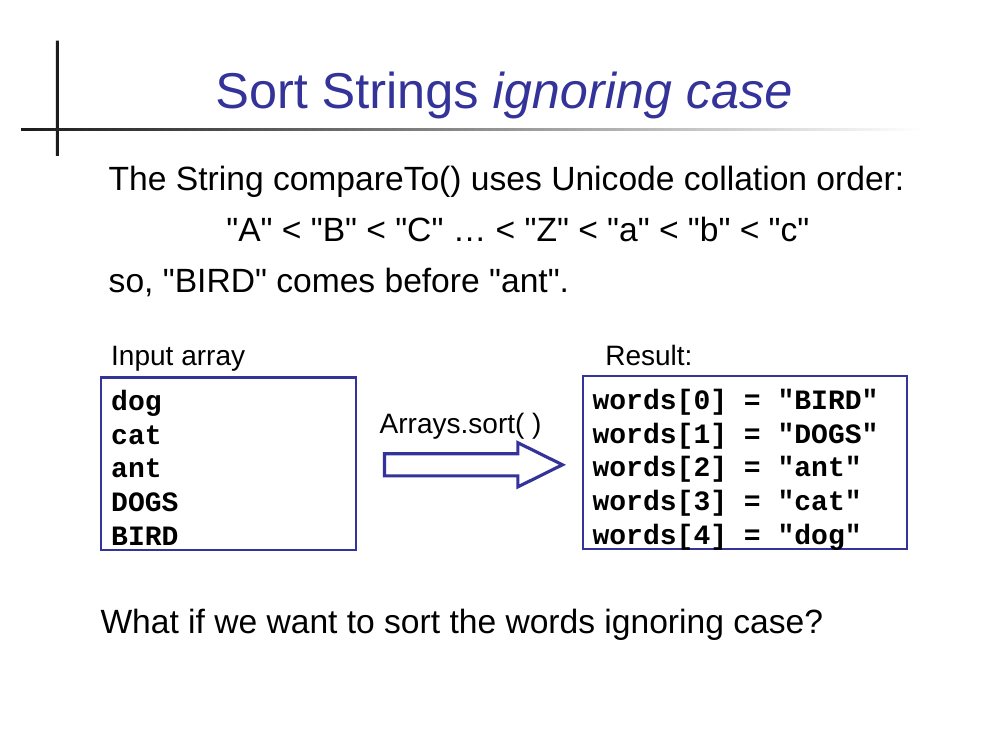
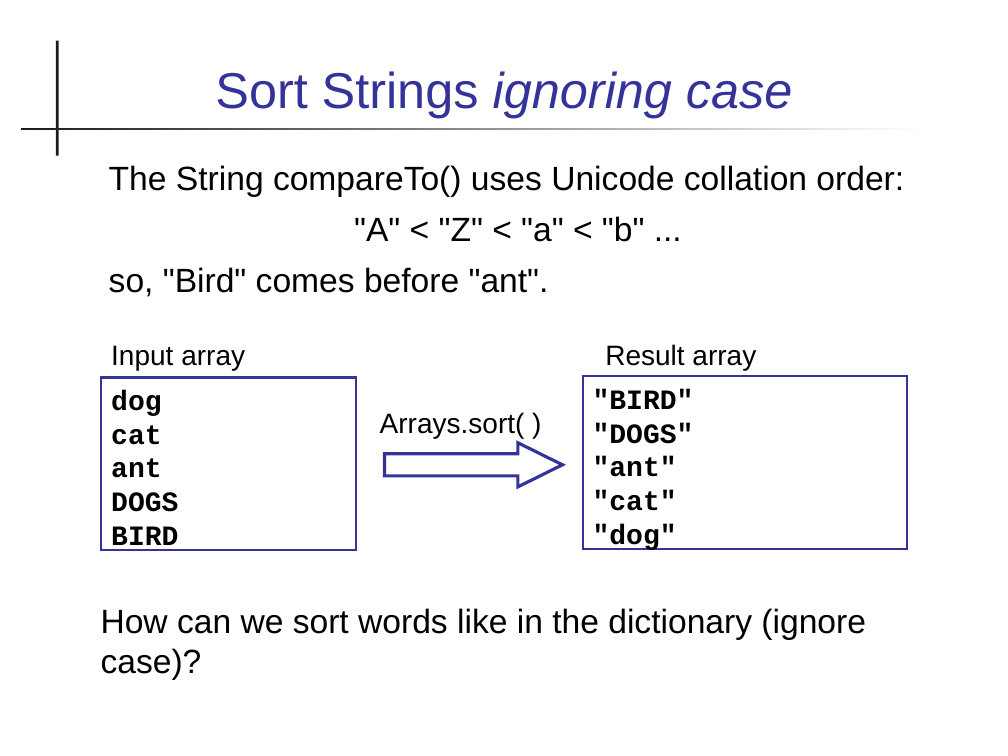
Before and after one commit to skeoop/skeoop.github.io, a slide deck: slide 17 of week3/Lexical-Order-and-Sorting.ppt. Drawn at 1008x756 pixels with LibreOffice and Linux fonts; fonts in the diff are those of the drawing. Boxes give left, top, right and bottom in pixels: in the first picture for what was removed or moved away, otherwise in the second. Text is boxed around its words. In the diff, an @@ line names an element or a change of style, - is before the commit and + after.

```diff
--- a/week3/Lexical-Order-and-Sorting.ppt
+++ b/week3/Lexical-Order-and-Sorting.ppt
@@ text at [109,216,645,297]: text changed @@
-"A" < "B" < "C" … < "Z" < "a" < "b" < "c"
-so, "BIRD" comes before "ant".
+"A" < "Z" < "a" < "b" ...
+so, "Bird" comes before "ant".
@@ text at [605,344,756,370]: text changed @@
-Result:
+Result array
@@ text in rectangle at [593,389,694,550]: text changed @@
-words[0] = "BIRD"
-words[1] = "DOGS"
-words[2] = "ant"
-words[3] = "cat"
-words[4] = "dog"
+"BIRD"
+"DOGS"
+"ant"
+"cat"
+"dog"
@@ text at [101,608,866,680]: text changed @@
-What if we want to sort the words ignoring case?
+How can we sort words like in the dictionary (ignore case)?
```
Also in this commit, not shown: 3 other slides changed, 1 slide added, 11 other files.
